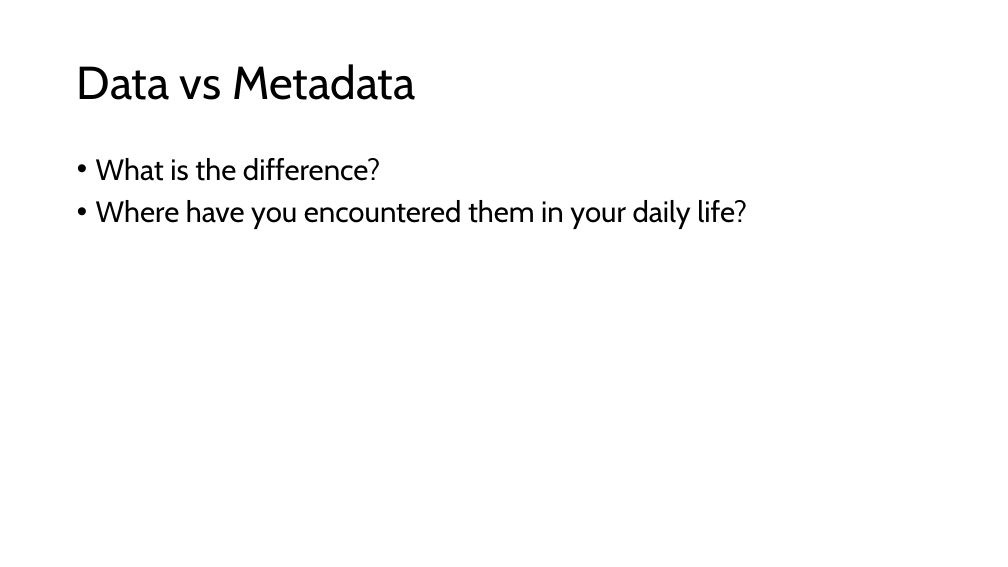
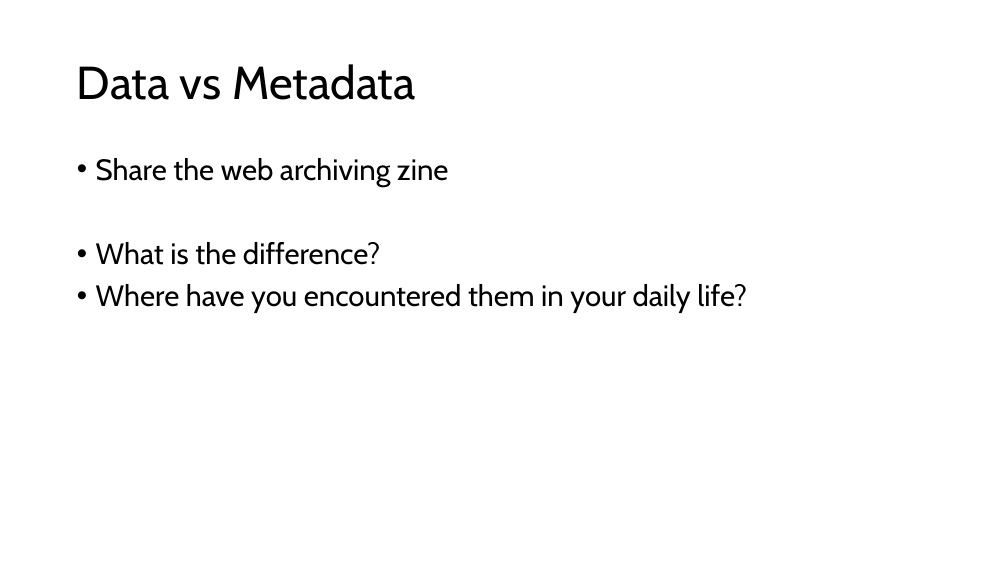
Before and after one commit to walshbr/data-for-the-rest-of-us, a slide deck: slide 2 of resources/week-3/description.pptx. Drawn at 1008x567 pixels with LibreOffice and Linux fonts; fonts in the diff are those of the drawing. Boxes give left, top, right and bottom in pixels: in the first picture for what was removed or moved away, otherwise in the second. Text is boxed around its words. In the diff, an @@ line names an element or a change of style, - is before the commit and + after.

```diff
--- a/resources/week-3/description.pptx
+++ b/resources/week-3/description.pptx
@@ text at (x1=96, y1=158, x2=449, y2=187): paragraph added @@
+• Share the web archiving zine
```
Also in this commit, not shown: 5 other slides changed, 3 slides added, 1 slide removed.
